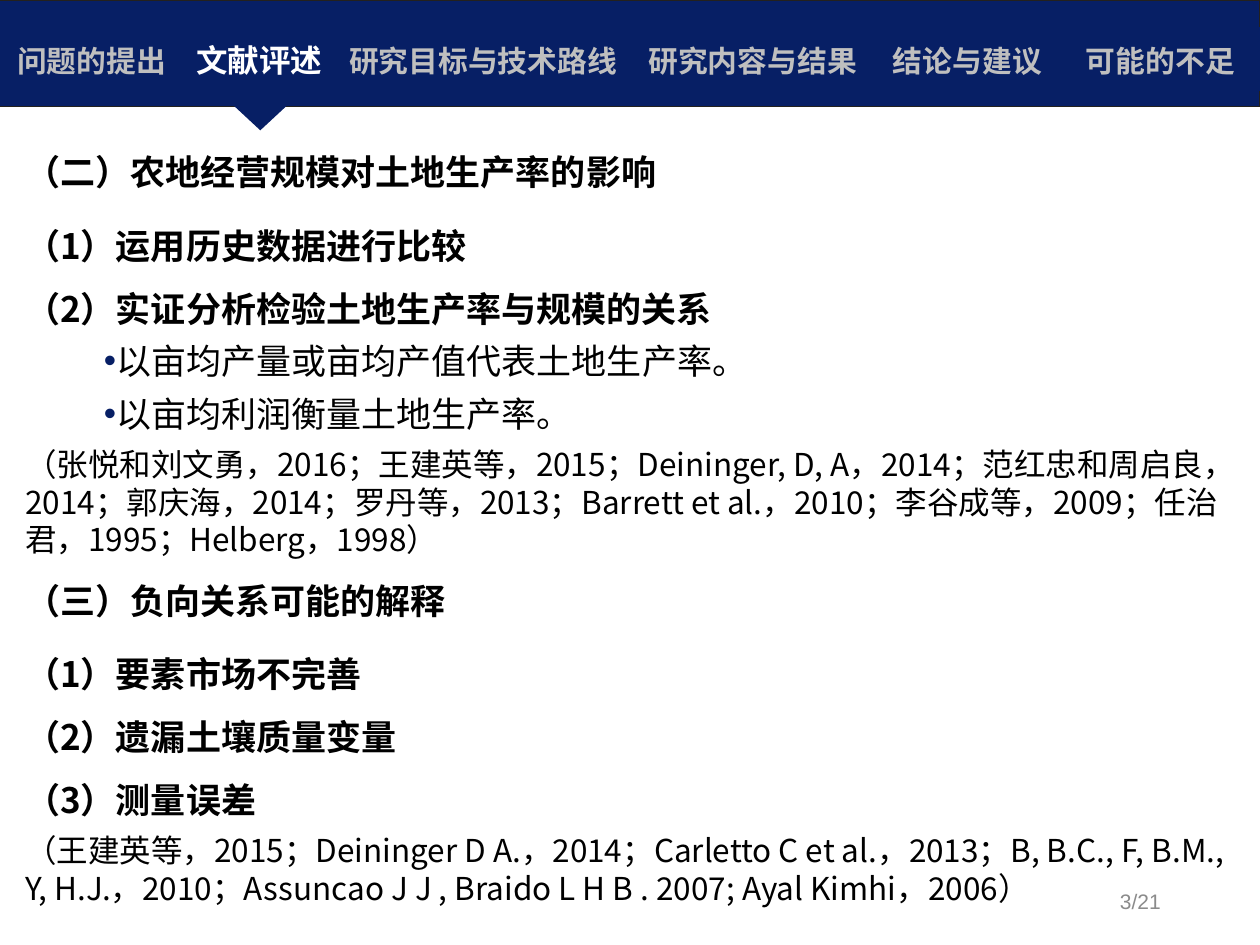
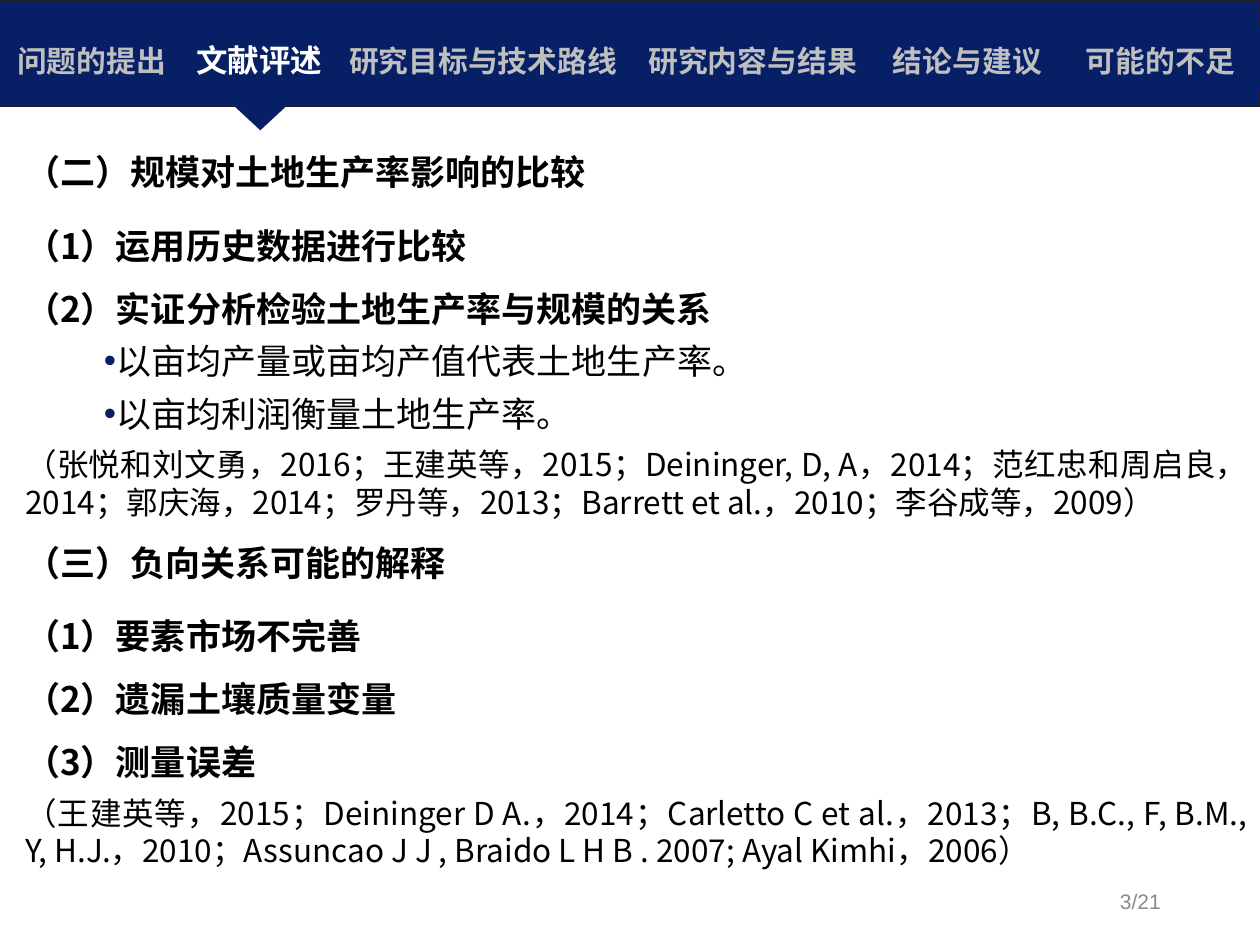
Before and after one commit to Iris0428/IR.Paper, a slide deck: slide 7 of 论文写作/S5+10+我国粮食生产率与农地经营规模关系的实证研究.pptx. Drawn at 1260x945 pixels with LibreOffice and Linux fonts; fonts in the diff are those of the drawing; background and template pictures are left out. Boxes give left, top, right and bottom in pixels: in the first picture for what was removed or moved away, otherwise in the second. Text is boxed around its words. In the diff, an @@ line names an element or a change of style, - is before the commit and + after.

```diff
--- a/论文写作/S5+10+我国粮食生产率与农地经营规模关系的实证研究.pptx
+++ b/论文写作/S5+10+我国粮食生产率与农地经营规模关系的实证研究.pptx
@@ text at (x1=25, y1=155, x2=586, y2=189): text changed @@
-（二）农地经营规模对土地生产率的影响
+（二）规模对土地生产率影响的比较
@@ text at (x1=25, y1=449, x2=1248, y2=519): text changed @@
-（张悦和刘文勇，2016；王建英等，2015；Deininger, D, A，2014；范红忠和周启良，2014；郭庆海，2014；罗丹等，2013；Barrett et al.，2010；李谷成等，2009；任治君，1995；Helberg，1998）
+（张悦和刘文勇，2016；王建英等，2015；Deininger, D, A，2014；范红忠和周启良，2014；郭庆海，2014；罗丹等，2013；Barrett et al.，2010；李谷成等，2009）
@@ text at (x1=25, y1=546, x2=1247, y2=870): alignment left to justified @@
```
Also in this commit, not shown: 16 other slides changed, 10 other files.
